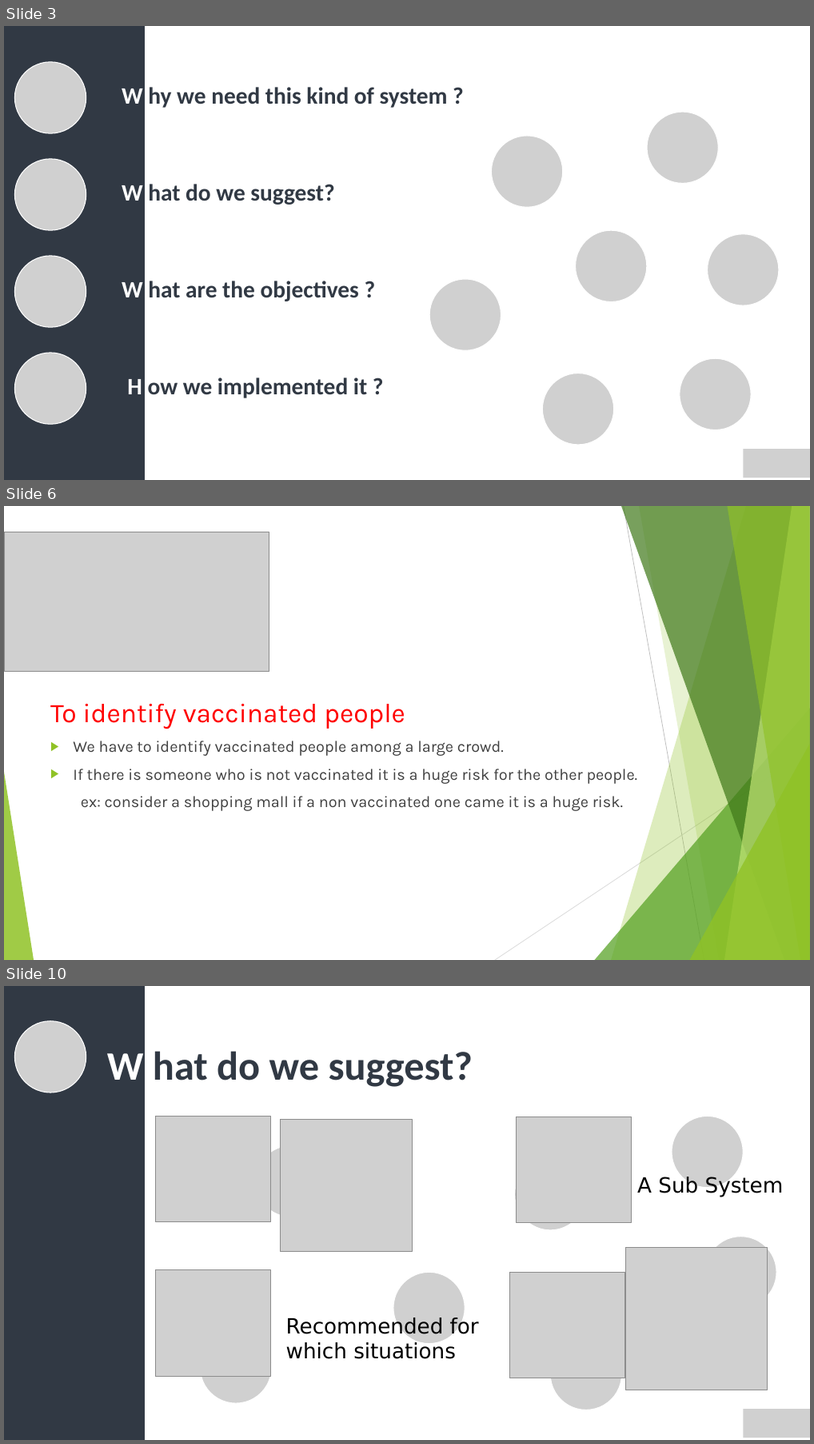
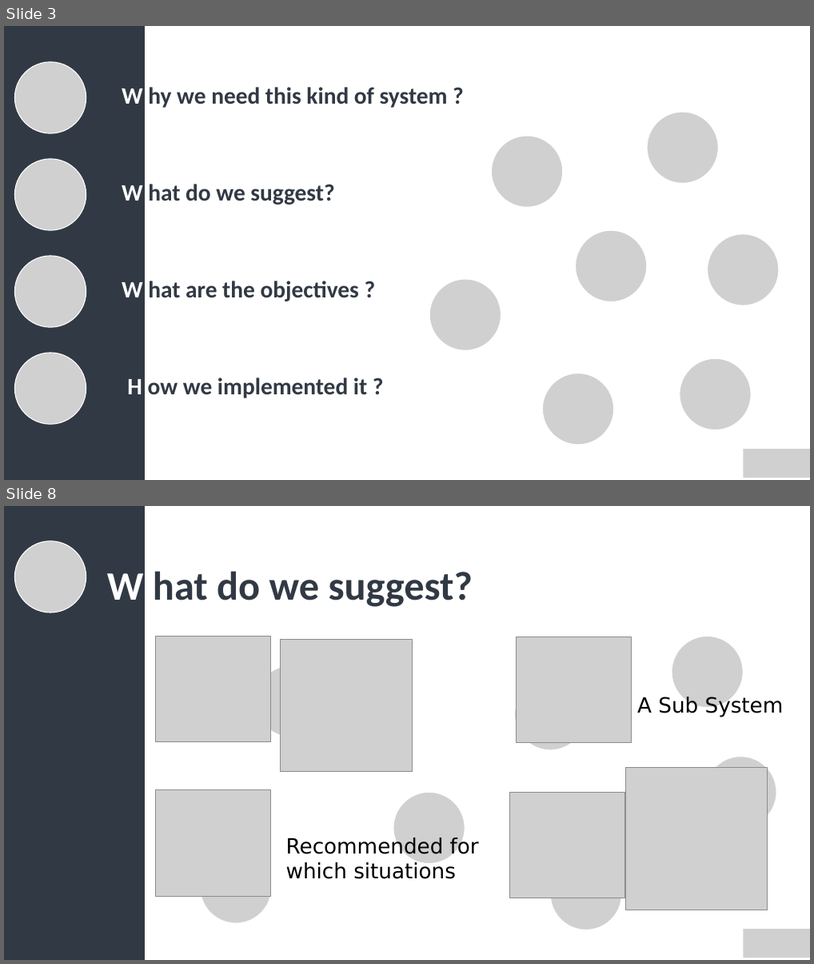
Before and after one commit to AKasuniNihara/URVacc_Matlab-, a slide deck: Presentation/Presentation.pptx. Shown one above the other, each under a label of ours: slides 3, 6 and 10 before the commit, slides 3 and 8 after it; the slides between them are not shown. The pictures are 814x1444 and 814x964 pixels, drawn with LibreOffice and Linux fonts; fonts in the diff are those of the drawing; grey boxes stand for pictures. Boxes give left, top, right and bottom in pixels: in the first picture for what was removed or moved away, otherwise in the second. Text is boxed around its words. In the diff, an @@ line names an element or a change of style, - is before the commit and + after.

```diff
--- a/Presentation/Presentation.pptx
+++ b/Presentation/Presentation.pptx
@@ slide 6 removed at bbox=[4, 506, 810, 960], background #FFFFFF @@
@@ picture removed at bbox=[4, 532, 269, 671] @@
@@ text removed at bbox=[50, 704, 638, 811] @@
-To identify vaccinated people
-▶ We have to identify vaccinated people among a large crowd.
-▶ If there is someone who is not vaccinated it is a huge risk for the other people.
-ex: consider a shopping mall if a non vaccinated one came it is a huge risk.
@@ group removed at bbox=[4, 506, 810, 960]: 5 freeform shapes, 3 triangles, 2 lines @@
@@ what was slide 10 is now slide 8 @@
```
Also in this commit, not shown: 3 slides changed, 8 slides added, 4 other slides removed, 11 other files.
